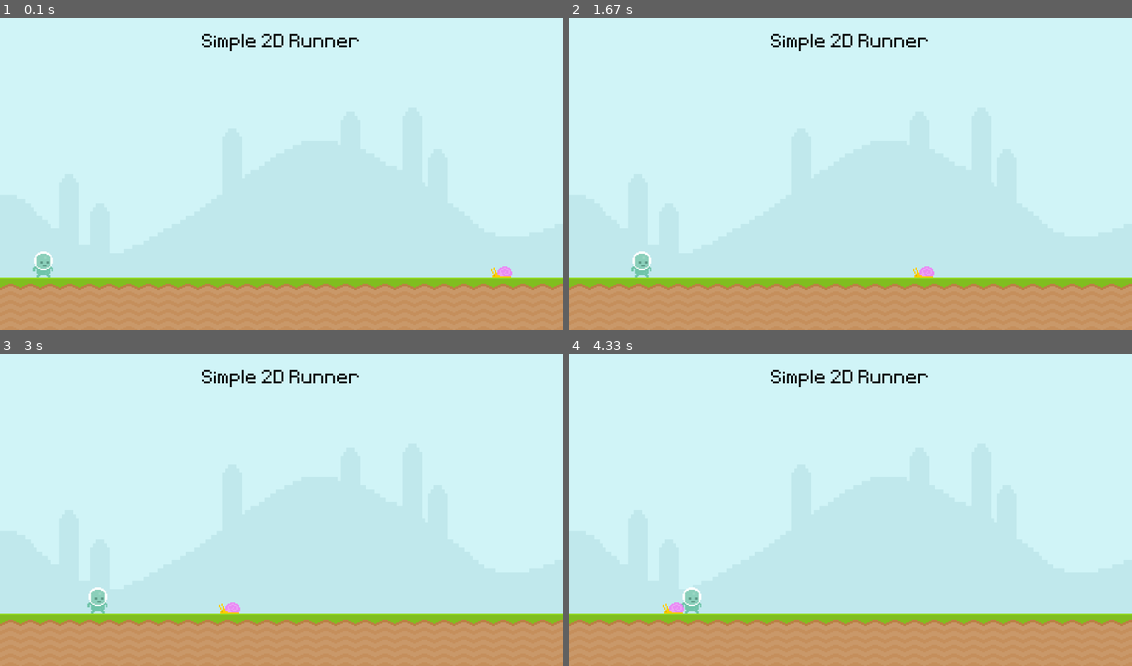
Above: before the commit, frames 1-4 (two rows, left to right).
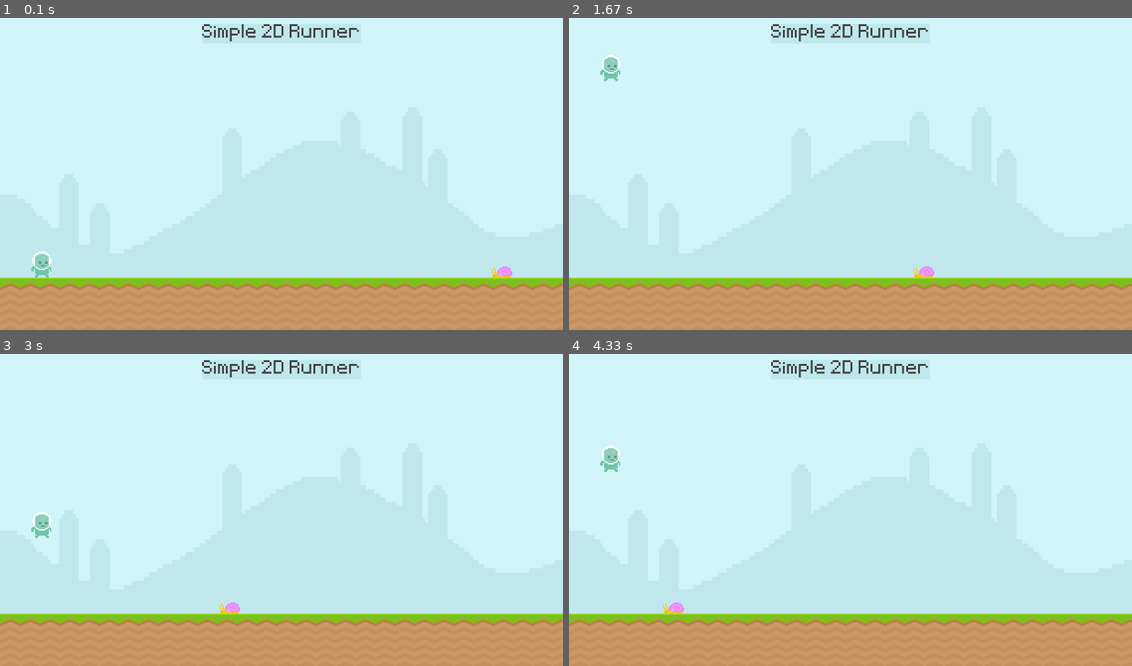
Above: after the commit, the same moments.

Repository: petia-duskin/pygame-2d-runner
Game: pygame game, started from game.py
The game is run twice, just before and just after one commit, with the same random seed, the same clock (stepped at 60 frames per second) and the same inputs.
Inputs (mouse positions are in pixels of both pictures, inside the frame that each line leads up to):
- Up to frame 1 (0.1 s): no input
- Up to frame 2 (1.67 s): tap Space at 0.33, 1.07, 1.37 s; click (608, 205) at 0.72 s; click (608, 99) at 1.55 s
- Up to frame 3 (3 s): click (39, 378) at 1.88 s; tap Space at 2.57, 2.87 s
- Up to frame 4 (4.33 s): tap Space at 3.07, 3.37, 3.63, 3.97, 4.27 s

The runs differ from the first frame. In frame 1, 1.0% of the frame differs, in the area x 5-64%, y 2-84%; in frame 2, 1.3%; in frame 3, 1.3%; in frame 4, 1.3%.

Commit message:
add basic gravity and ability of player's jump

Diff:
--- a/game.py
+++ b/game.py
@@ -10,7 +10,7 @@
 pygame.display.set_caption("2D runner")
 
 clock = pygame.time.Clock()
-test_font = pygame.font.Font("./font/Pixeltype.ttf", 100)
+score_font = pygame.font.Font("./font/Pixeltype.ttf", 100)
 
 background_surface = pygame.image.load("./graphics/Sky.png").convert_alpha()
 background_surface = pygame.transform.scale(background_surface, (SCREEN_WIDTH, SCREEN_HEIGHT))
@@ -22,11 +22,15 @@
 player_rect = player_surface.get_rect(x=100,
                                       y=SCREEN_HEIGHT - ground_surface.get_height() - player_surface.get_height())
 
-text_surface = test_font.render("Simple 2D Runner", False, "black")
+score_surface = score_font.render("Simple 2D Runner", False, (64, 64, 64))
+score_rect = score_surface.get_rect(center=(SCREEN_WIDTH / 2, 50))
 
 snail_surface = pygame.image.load("./graphics/snail/snail1.png").convert_alpha()
 snail_rect = snail_surface.get_rect(x=SCREEN_WIDTH - 200,
                                     y=SCREEN_HEIGHT - ground_surface.get_height() - snail_surface.get_height())
+
+player_gravity = 0
+game_active = True
 
 while True:
     for event in pygame.event.get():
@@ -34,14 +38,41 @@
             pygame.quit()
             exit()
 
-    screen.blit(background_surface, (0, 0))
-    screen.blit(ground_surface, (0, SCREEN_HEIGHT - ground_surface.get_height()))
-    screen.blit(player_surface, player_rect)
-    snail_rect.x -= 5
-    if snail_rect.x < 0:
-        snail_rect.x = SCREEN_WIDTH
-    screen.blit(snail_surface, snail_rect)
-    screen.blit(text_surface, (SCREEN_WIDTH / 2 - text_surface.get_width() / 2, 50))
-    player_rect.x += 1
+        if game_active:
+            if event.type == pygame.MOUSEBUTTONDOWN:
+                if player_rect.collidepoint(event.pos): player_gravity = -20
+
+            if event.type == pygame.KEYDOWN:
+                if event.key == pygame.K_SPACE and player_rect.y > 350:
+                    player_gravity = -20
+        else:
+            if event.type == pygame.KEYDOWN and event.key == pygame.K_SPACE:
+                game_active = True
+                snail_rect.x = SCREEN_WIDTH - 200
+
+    if game_active:
+        screen.blit(background_surface, (0, 0))
+        screen.blit(ground_surface, (0, SCREEN_HEIGHT - ground_surface.get_height()))
+        # Player
+        player_gravity += 1
+        player_rect.y += player_gravity
+        # Create floor
+        if player_rect.bottom > SCREEN_HEIGHT - ground_surface.get_height():
+            player_rect.y = SCREEN_HEIGHT - ground_surface.get_height() - player_surface.get_height()
+        screen.blit(player_surface, player_rect)
+
+        snail_rect.x -= 5
+        if snail_rect.x < 0:
+            snail_rect.x = SCREEN_WIDTH
+        screen.blit(snail_surface, snail_rect)
+
+        pygame.draw.rect(screen, '#c0e8ec', score_rect, border_radius=5)
+        screen.blit(score_surface, score_rect)
+
+        # check collision between player and snail
+        if snail_rect.colliderect(player_rect):
+            game_active = False
+
+    print(pygame.time.get_ticks())
     pygame.display.update()
     clock.tick(60)
